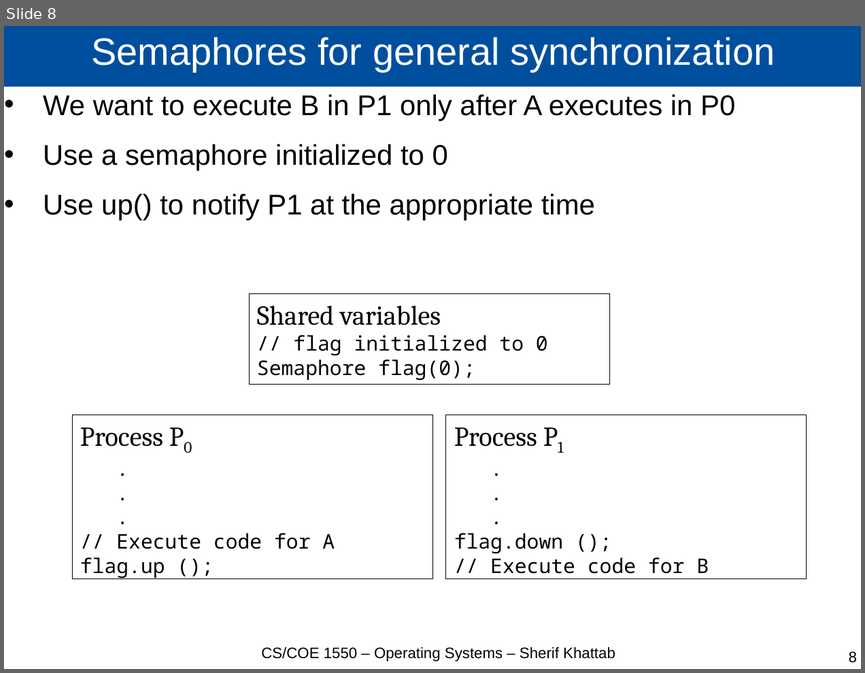
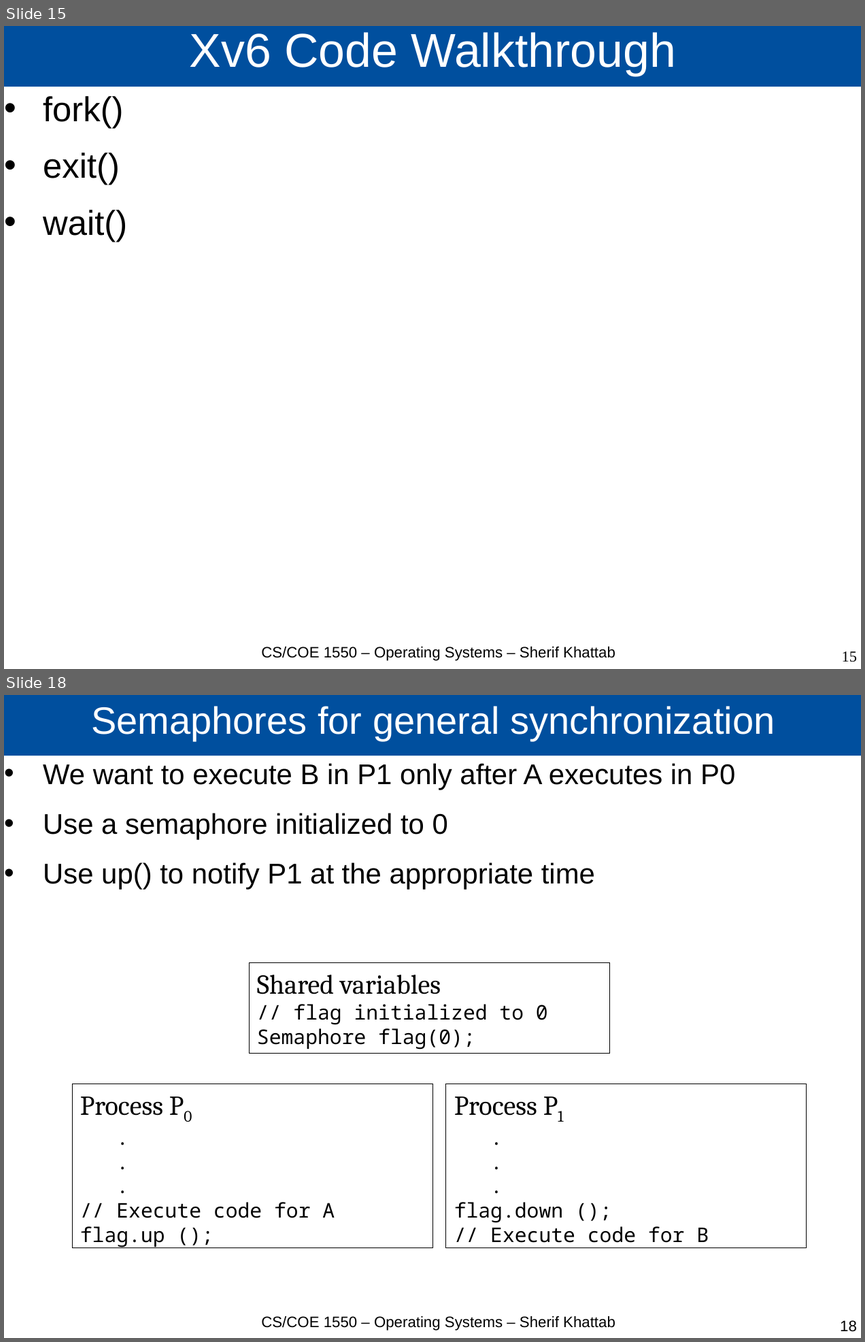
Before and after one commit to cs1550-2224/cs1550-code-handouts, a slide deck: DraftSlides/Lecture4.pptx. Shown one above the other, each under a label of ours: slide 8 before the commit, slides 15 and 18 after it; the slides between them are not shown. The pictures are 865x673 and 865x1342 pixels, drawn with LibreOffice and Linux fonts; fonts in the diff are those of the drawing. Boxes give left, top, right and bottom in pixels: in the first picture for what was removed or moved away, otherwise in the second. Text is boxed around its words. In the diff, an @@ line names an element or a change of style, - is before the commit and + after.

```diff
--- a/DraftSlides/Lecture4.pptx
+++ b/DraftSlides/Lecture4.pptx
@@ slide 15 added at [4, 26, 861, 669], background #FFFFFF @@
@@ title added at [4, 26, 861, 87], fill #004F9E, 44 pt, text #FFFFFF @@
+Xv6 Code Walkthrough
@@ text added at [43, 96, 127, 242], 32 pt, text #000000 @@
+• fork()
+• exit()
+• wait()
@@ text added at [261, 646, 615, 660], 14 pt, text #000000 @@
+CS/COE 1550 – Operating Systems – Sherif Khattab
@@ page number added at [842, 651, 857, 662], 14 pt, text #000000 @@
+15
@@ what was slide 8 is now slide 18 @@
@@ page number at [840, 1320, 857, 1331]: text changed @@
-8
+18
```
Also in this commit, not shown: 1 slide changed, 9 other slides added, 1 other file.
